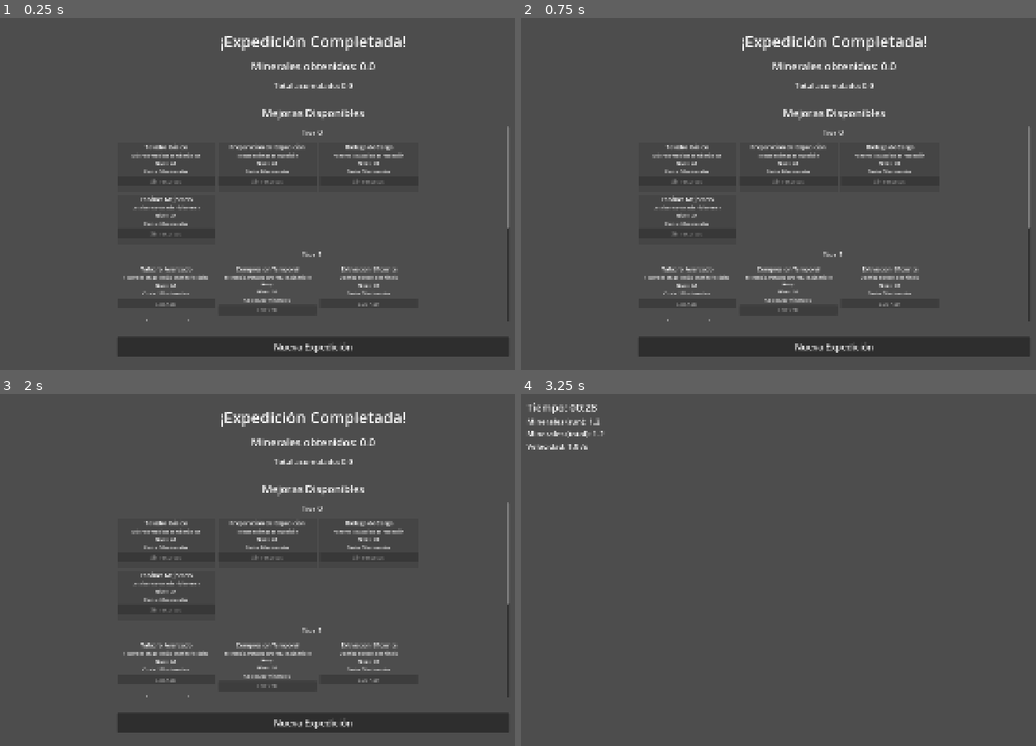
Above: before the commit, frames 1-4 (two rows, left to right).
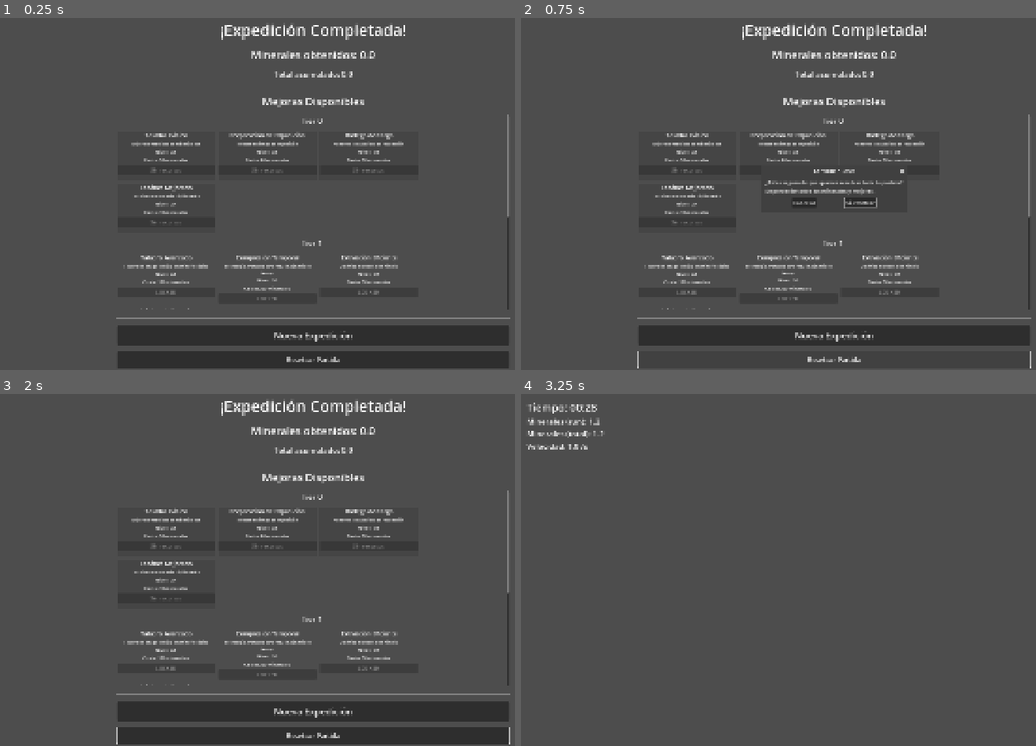
Above: after the commit, the same moments.

Repository: Sefito/space-idle-miner
Game: Godot game, scene res://scenes/Main.tscn
Two runs of this game, one before a commit and one after it. Both use one fixed random seed, a clock stepped at 60 frames per second and the inputs below.
Inputs (mouse positions are in pixels of both pictures, inside the frame that each line leads up to):
- Up to frame 1 (0.25 s): no input
- Up to frame 2 (0.75 s): click (835, 359) at 0.5 s, where only the run after the commit has a clickable "Resetear Partida"
- Up to frame 3 (2 s): click (283, 580) at 1.25 s, where only the run after the commit has a clickable "Cancelar"
- Up to frame 4 (3.25 s): click "Nueva Expedición" at 2 s; tap Enter at 2.75 s

The runs differ from the first frame. In frame 1, 13% of the frame differs, in the area x 22-100%, y 2-100%; in frame 2, 12%; in frame 3, 13%; in frame 4, nothing differs.

Commit message:
Implement save/load system and reset button
Co-authored-by: Sefito <27697852+Sefito@users.noreply.github.com>

Diff:
--- a/autoload/Game.gd
+++ b/autoload/Game.gd
@@ -50,6 +50,8 @@
 	time_left = 0.0
 	state_changed.emit(state)
 	values_changed.emit()
+	# Save progress after expedition
+	Save.save_game()
 
 func reset_run_values() -> void:
 	minerals_run = 0.0
--- /dev/null
+++ b/autoload/Save.gd
@@ -0,0 +1,87 @@
+extends Node
+
+# Path to the save file
+const SAVE_PATH = "user://save.json"
+
+func _ready() -> void:
+	print("Save autoload initialized")
+	load_game()
+
+# Save the current game state
+func save_game() -> void:
+	var save_data = {
+		"minerals_total": Game.minerals_total,
+		"levels_by_id": Upgrades.levels_by_id
+	}
+
+	var json_string = JSON.stringify(save_data, "\t")
+	var file = FileAccess.open(SAVE_PATH, FileAccess.WRITE)
+
+	if file == null:
+		push_error("Failed to open save file for writing: " + SAVE_PATH)
+		return
+
+	file.store_string(json_string)
+	file.close()
+	print("Game saved to ", SAVE_PATH)
+
+# Load the game state from save file
+func load_game() -> void:
+	if not FileAccess.file_exists(SAVE_PATH):
+		print("No save file found, starting fresh")
+		return
+
+	var file = FileAccess.open(SAVE_PATH, FileAccess.READ)
+	if file == null:
+		push_error("Failed to open save file for reading: " + SAVE_PATH)
+		return
+
+	var json_text = file.get_as_text()
+	file.close()
+
+	var json = JSON.new()
+	var parse_result = json.parse(json_text)
+
+	if parse_result != OK:
+		push_error("Failed to parse save file: " + json.get_error_message())
+		return
+
+	var save_data = json.get_data()
+
+	# Restore minerals_total
+	if save_data.has("minerals_total"):
+		Game.minerals_total = save_data["minerals_total"]
+		print("Loaded minerals_total: ", Game.minerals_total)
+
+	# Restore levels_by_id
+	if save_data.has("levels_by_id"):
+		Upgrades.levels_by_id = save_data["levels_by_id"]
+		print("Loaded upgrade levels")
+		# Recalculate stats based on loaded upgrades
+		Upgrades.recalculate_stats()
+
+	print("Game loaded from ", SAVE_PATH)
+	Game.values_changed.emit()
+
+# Reset the save file and game state
+func reset_save() -> void:
+	# Delete the save file
+	if FileAccess.file_exists(SAVE_PATH):
+		DirAccess.remove_absolute(SAVE_PATH)
+		print("Save file deleted")
+
+	# Reset game values to defaults
+	Game.minerals_total = 0.0
+	Game.minerals_run = 0.0
+
+	# Reset all upgrade levels to 0
+	for upgrade_id in Upgrades.levels_by_id:
+		Upgrades.levels_by_id[upgrade_id] = 0
+
+	# Recalculate stats
+	Upgrades.recalculate_stats()
+
+	# Emit signals to update UI
+	Game.values_changed.emit()
+
+	print("Save reset complete")
--- a/autoload/Upgrades.gd
+++ b/autoload/Upgrades.gd
@@ -121,6 +121,9 @@
 
 	print("Bought upgrade: ", upgrade_id, " to level ", levels_by_id[upgrade_id])
 
+	# Save progress after buying upgrade
+	Save.save_game()
+
 	return true
 
 # Recalculate game stats based on current upgrades
--- a/project.godot
+++ b/project.godot
@@ -19,6 +19,7 @@
 
 Game="*res://autoload/Game.gd"
 Upgrades="*res://autoload/Upgrades.gd"
+Save="*res://autoload/Save.gd"
 
 [display]
 
--- a/ui/Screen_Shop.gd
+++ b/ui/Screen_Shop.gd
@@ -7,12 +7,17 @@
 
 # Store upgrade UI elements for updates
 var upgrade_panels: Dictionary = {}
+
+# Confirmation dialog for reset
+var reset_confirmation_dialog: ConfirmationDialog
 
 func _ready() -> void:
 	Game.state_changed.connect(_on_game_state_changed)
 	Game.values_changed.connect(_on_game_values_changed)
 	Upgrades.upgrade_changed.connect(_on_upgrade_changed)
 	start_button.pressed.connect(_on_start_button_pressed)
+	_create_reset_button()
+	_create_confirmation_dialog()
 	_update_visibility()
 	_update_values()
 	_create_upgrade_ui()
@@ -213,3 +218,37 @@
 
 func _on_start_button_pressed() -> void:
 	Game.start_expedition()
+
+func _create_reset_button() -> void:
+	# Create a reset button and add it to the VBoxContainer
+	var reset_button = Button.new()
+	reset_button.name = "ResetButton"
+	reset_button.text = "Resetear Partida"
+	reset_button.custom_minimum_size = Vector2(300, 50)
+	reset_button.add_theme_font_size_override("font_size", 20)
+	reset_button.pressed.connect(_on_reset_button_pressed)
+
+	# Add it after the start button
+	var vbox = $CenterContainer/VBoxContainer
+	vbox.add_child(reset_button)
+	vbox.move_child(reset_button, vbox.get_child_count() - 1)
+
+func _create_confirmation_dialog() -> void:
+	# Create confirmation dialog
+	reset_confirmation_dialog = ConfirmationDialog.new()
+	reset_confirmation_dialog.title = "Confirmar Reset"
+	reset_confirmation_dialog.dialog_text = "¿Estás seguro de que quieres resetear toda tu partida?\nSe perderán todos los minerales y mejoras."
+	reset_confirmation_dialog.ok_button_text = "Sí, resetear"
+	reset_confirmation_dialog.cancel_button_text = "Cancelar"
+	reset_confirmation_dialog.confirmed.connect(_on_reset_confirmed)
+	add_child(reset_confirmation_dialog)
+
+func _on_reset_button_pressed() -> void:
+	# Show confirmation dialog
+	reset_confirmation_dialog.popup_centered()
+
+func _on_reset_confirmed() -> void:
+	# Reset the save
+	Save.reset_save()
+	# Recreate the upgrade UI to reflect the reset
+	_create_upgrade_ui()
